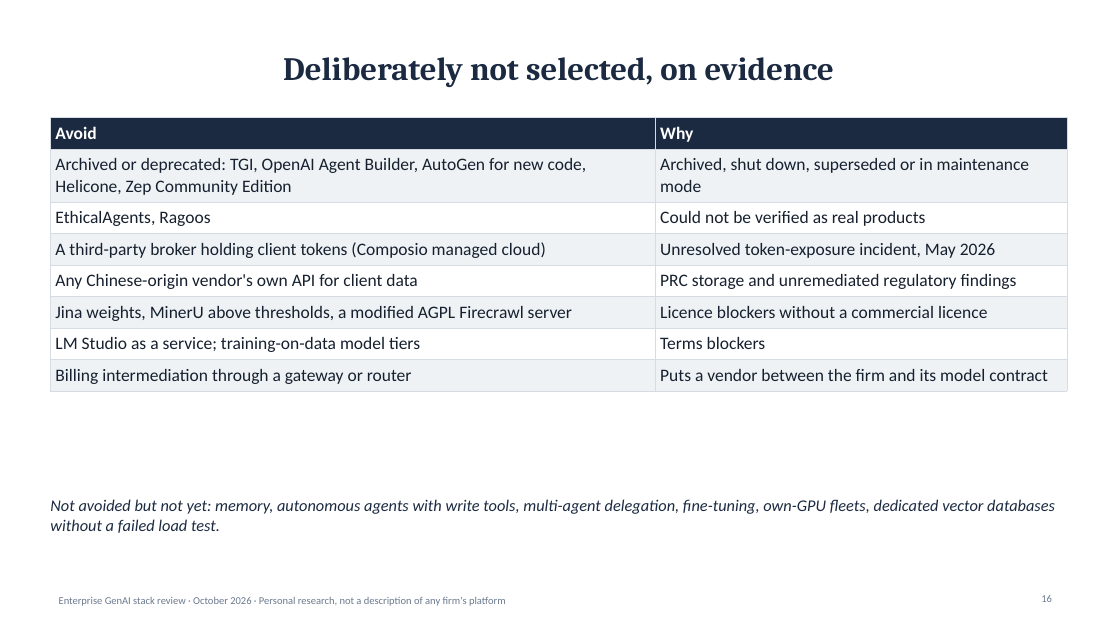
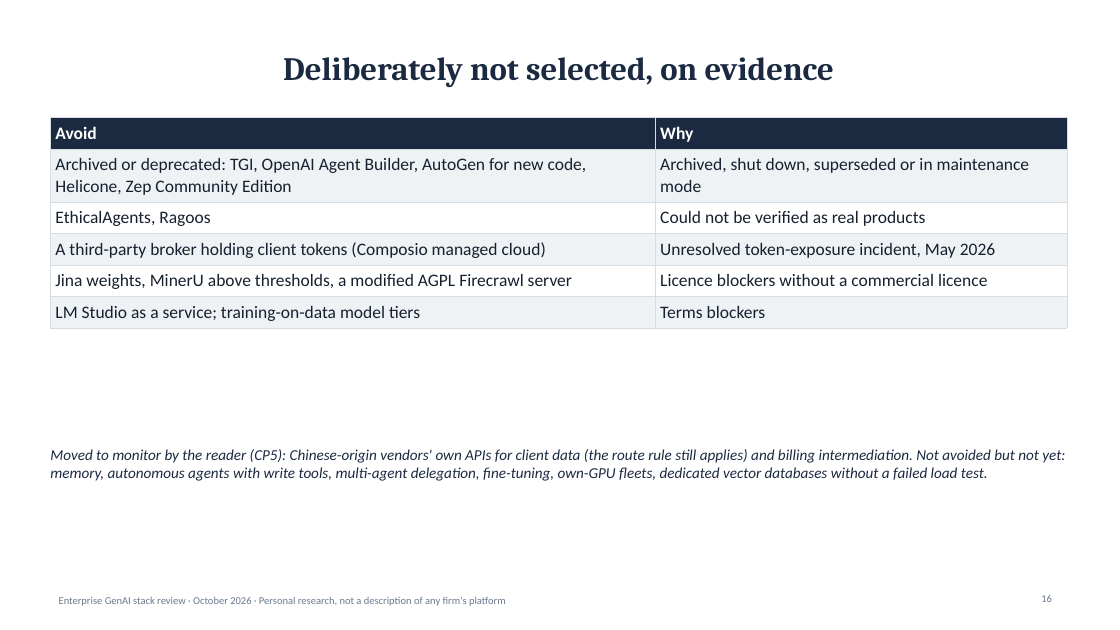
Before and after one commit to gitzerobegin/genai_stack, a slide deck: slide 16 of Enterprise_GenAI_Stack_Oct2026/03_Slides/Executive_Deck.pptx. Drawn at 1120x630 pixels with LibreOffice and Linux fonts; fonts in the diff are those of the drawing. Boxes give left, top, right and bottom in pixels: in the first picture for what was removed or moved away, otherwise in the second. Text is boxed around its words. In the diff, an @@ line names an element or a change of style, - is before the commit and + after.

```diff
--- a/Enterprise_GenAI_Stack_Oct2026/03_Slides/Executive_Deck.pptx
+++ b/Enterprise_GenAI_Stack_Oct2026/03_Slides/Executive_Deck.pptx
@@ table at [50,118,1067,325] @@
-row 5: Any Chinese-origin vendor's own API for client data | PRC storage and unremediated regulatory findings
-row 8: Billing intermediation through a gateway or router | Puts a vendor between the firm and its model contract
@@ text at [50,449,1065,481]: text changed; size 14 to 13 pt @@
-Not avoided but not yet: memory, autonomous agents with write tools, multi-agent delegation, fine-tuning, own-GPU fleets, dedicated vector databases without a failed load test.
+Moved to monitor by the reader (CP5): Chinese-origin vendors' own APIs for client data (the route rule still applies) and billing intermediation. Not avoided but not yet: memory, autonomous agents with write tools, multi-agent delegation, fine-tuning, own-GPU fleets, dedicated vector databases without a failed load test.
```
Also in this commit, not shown: 6 other files.
